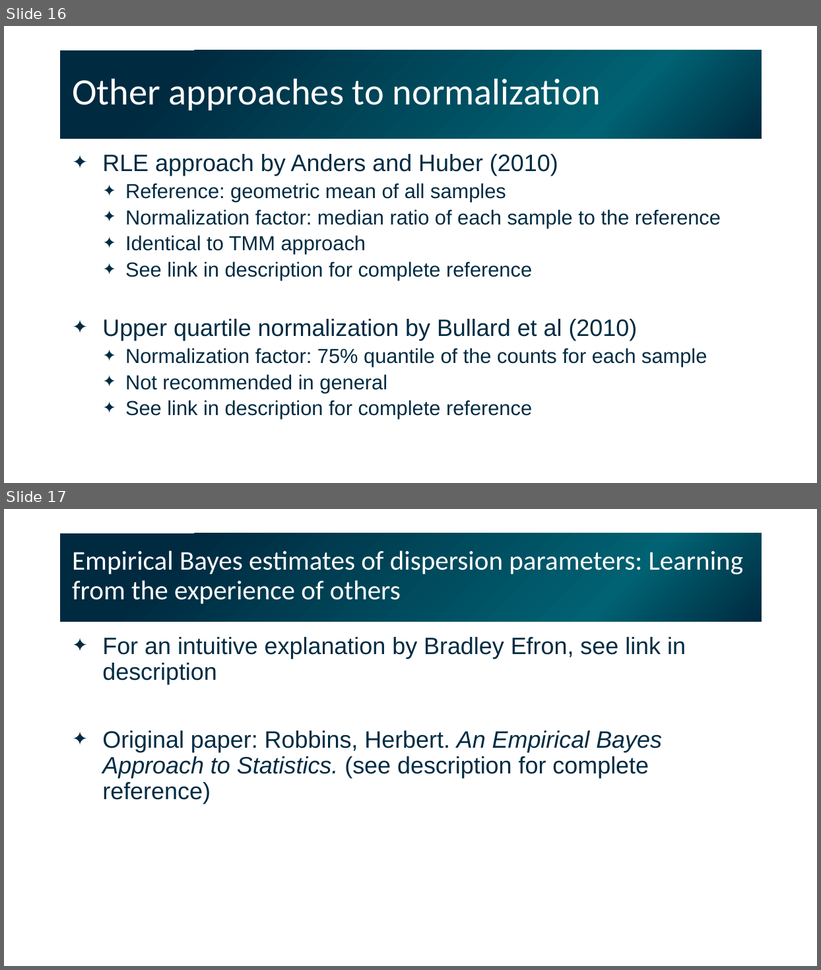
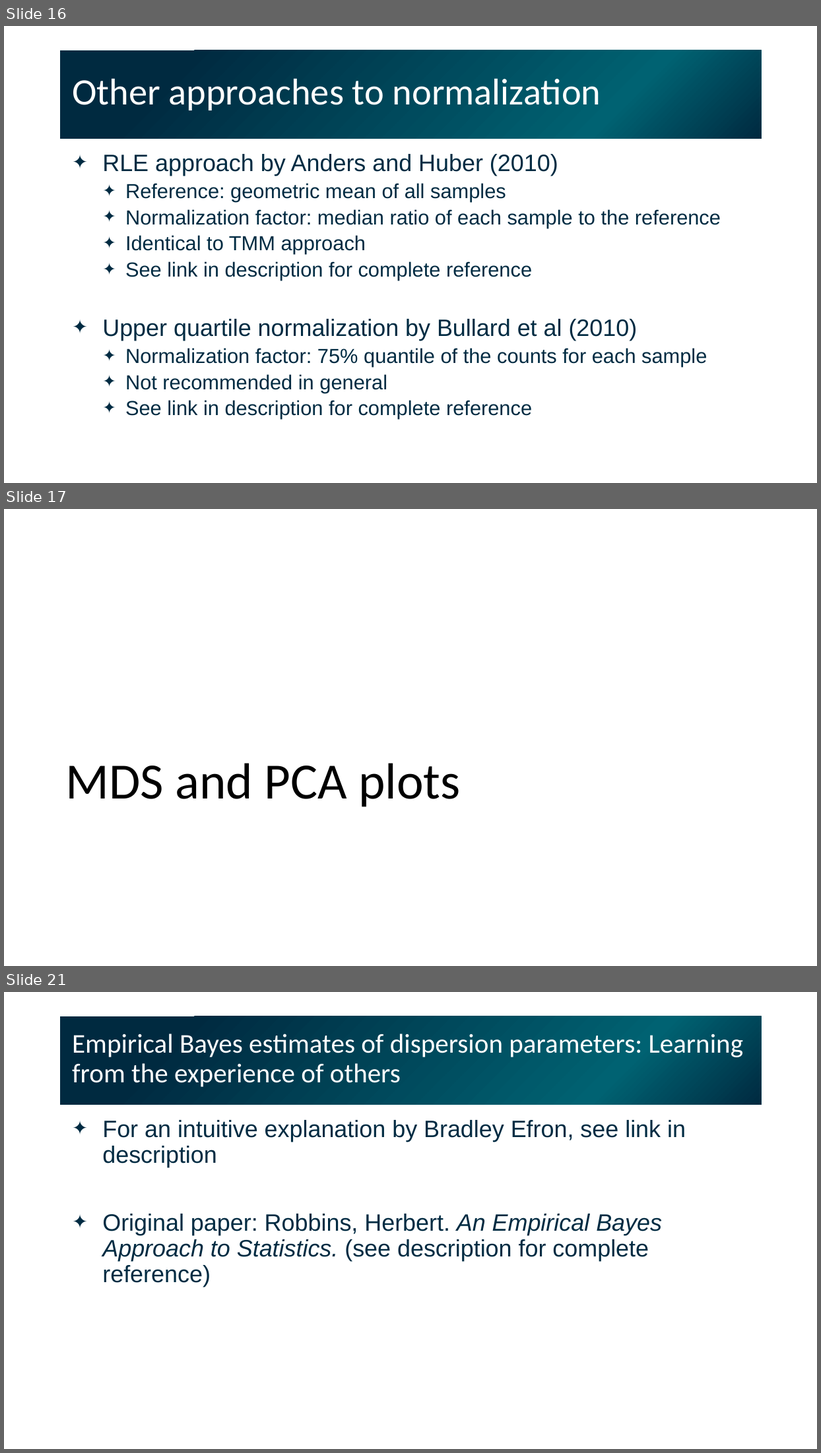
Before and after one commit to gladstone-institutes/Bioinformatics-Workshops, a slide deck: intermediate-r-rna-seq/Intermediate_RNA-seq.pptx. Shown one above the other, each under a label of ours: slides 16 and 17 before the commit, slides 16, 17 and 21 after it; the slides between them are not shown. The pictures are 821x970 and 821x1453 pixels, drawn with LibreOffice and Linux fonts; fonts in the diff are those of the drawing. Boxes give left, top, right and bottom in pixels: in the first picture for what was removed or moved away, otherwise in the second. Text is boxed around its words. In the diff, an @@ line names an element or a change of style, - is before the commit and + after.

```diff
--- a/intermediate-r-rna-seq/Intermediate_RNA-seq.pptx
+++ b/intermediate-r-rna-seq/Intermediate_RNA-seq.pptx
@@ slide 17 added at <box>4,509,817,966</box>, background #FFFFFF @@
@@ title added at <box>65,763,460,807</box>, 60 pt, text #000000 @@
+MDS and PCA plots
@@ what was slide 17 is now slide 21 @@
```
Also in this commit, not shown: 1 slide changed, 4 other slides added, 6 other files.
